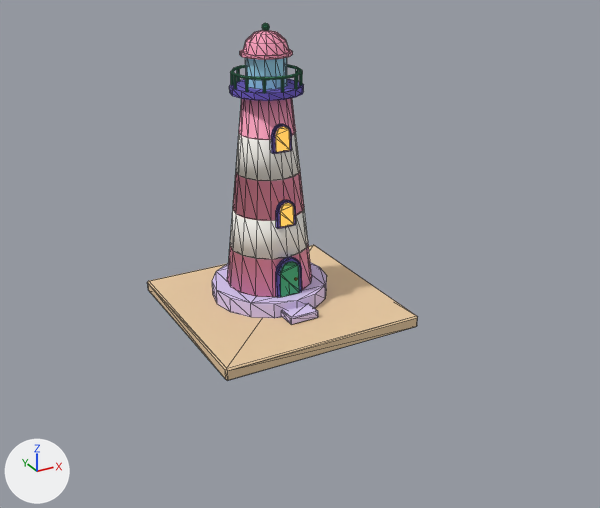
What one commit did to the glTF model assets/models/buildings/bld_lighthouse.glb.
Rendered twice from a 50 mm camera at (-13.5, -26.4, 15.1) aimed at (0.3, -1.5, 2.6). The axes (+X, +Y, +Z) are drawn at lower left. The lights are the same throughout. The picture after the commit comes second. Mesh edges are drawn as thin lines. Where no turn or scale is listed for an object, it has been applied to the vertices. Vertices at exactly the same position are counted once.

The first picture shows 'bld_lighthouse'.
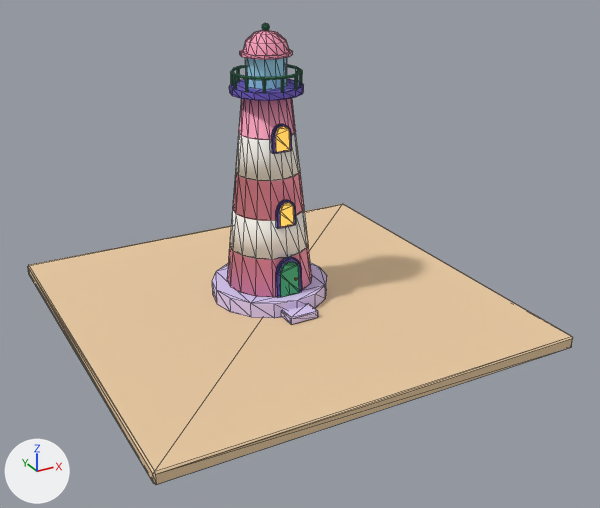
Changed parts and their boxes (x1, y1, x2, y2) in the pictures (600 x 508 px; the box of a moved part takes in the faces that stretch with it):
'bld_lighthouse', reshaped (101% wider, 29% taller): before (147, 23, 418, 380); after (28, 23, 573, 485)
part 1 of me_bld_lighthouse_body, moved or reshaped: before (225, 369, 228, 380); after (153, 471, 156, 485)
part 2 of me_bld_lighthouse_body, moved or reshaped: before (147, 281, 227, 379); after (28, 266, 154, 483)
part 3 of me_bld_lighthouse_body, moved or reshaped: before (227, 316, 418, 380); after (155, 336, 573, 485)
part 4 of me_bld_lighthouse_body, moved or reshaped: before (149, 245, 416, 368); after (29, 204, 571, 471)

The change in detail:
me_bld_lighthouse_body is used by ob_bld_lighthouse; location (0.0, 0.0, 0.0).
me_bld_lighthouse_body had 679 vertices, 1314 faces and spanned x -4.0..4.0, y -4.0..4.0, z -0.3..10.72.
me_bld_lighthouse_body now has 679 vertices, 1314 faces and spans x -8.0..8.0, y -8.0..8.0, z -0.3..10.72.
me_bld_lighthouse_body part 1: all 6 vertices in x -4.0..-3.94, y -4.0..-3.94, z -0.3..0.18 are moved by (-4.0, -4.0, 0.0).
me_bld_lighthouse_body part 2: all 6 vertices in x -4.0..-3.94, y 3.94..4.0, z -0.3..0.18 are moved by (-4.0, 4.0, 0.0).
me_bld_lighthouse_body part 3: all 6 vertices in x 3.94..4.0, y -4.0..-3.94, z -0.3..0.18 are moved by (4.0, -4.0, 0.0).
me_bld_lighthouse_body part 4: all 6 vertices in x 3.94..4.0, y 3.94..4.0, z -0.3..0.18 are moved by (4.0, 4.0, 0.0).
